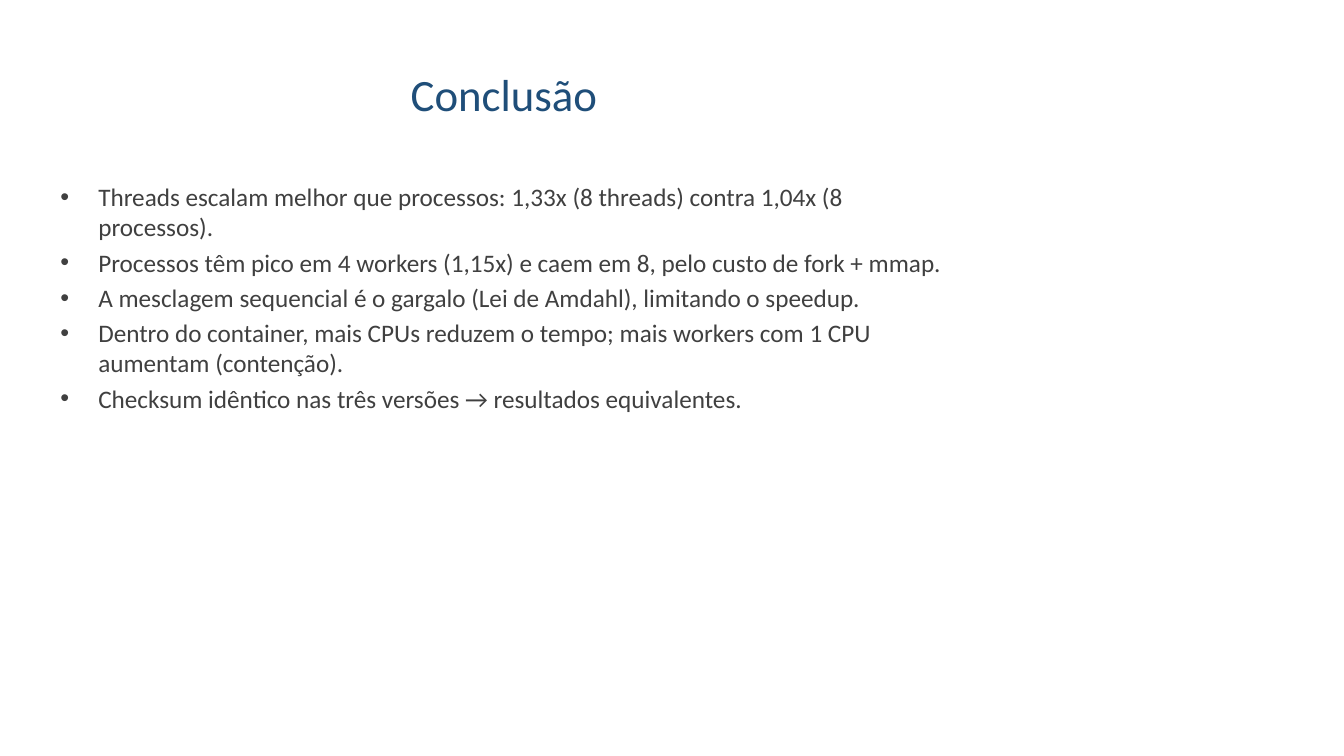
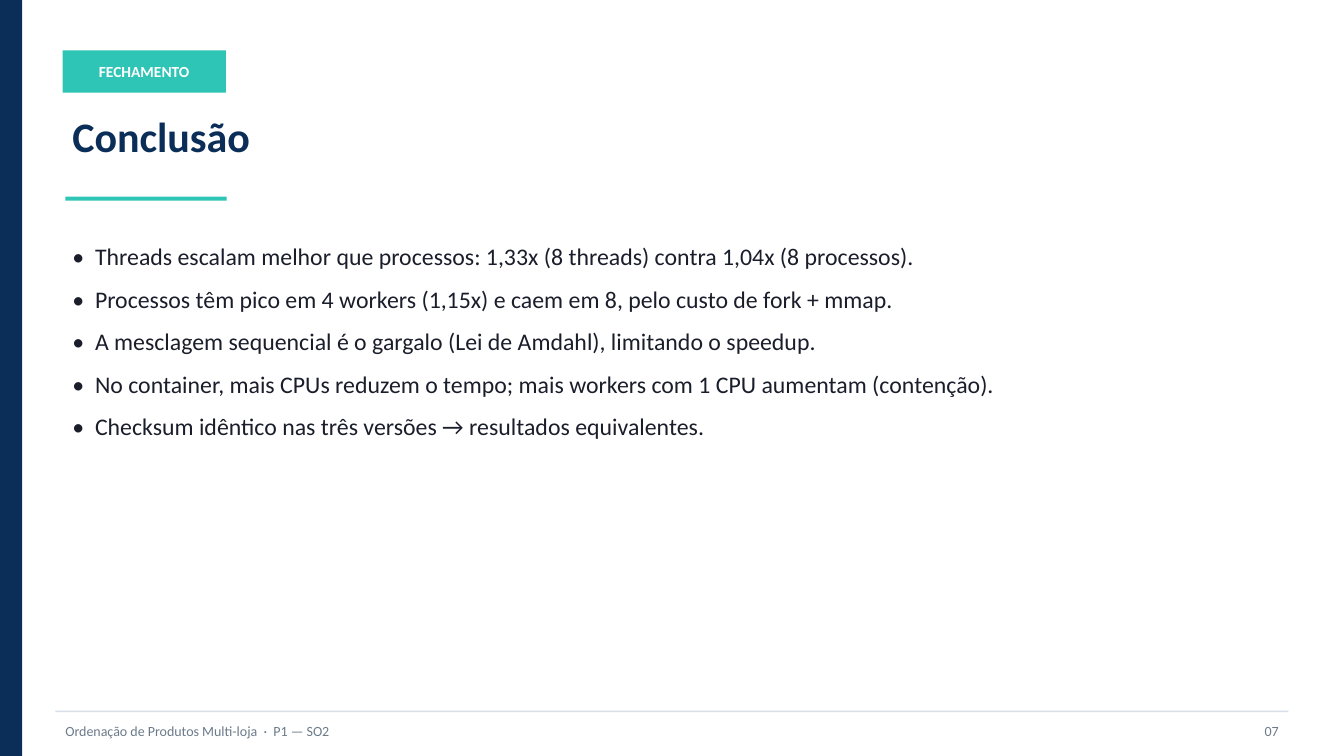
Before and after one commit to Abranches4434/Projeto_Ordena-o_De_Vetores, a slide deck: slide 7 of documentacao/apresentacao.pptx. Drawn at 1344x756 pixels with LibreOffice and Linux fonts; fonts in the diff are those of the drawing. Boxes give left, top, right and bottom in pixels: in the first picture for what was removed or moved away, otherwise in the second. Text is boxed around its words. In the diff, an @@ line names an element or a change of style, - is before the commit and + after.

Commit message:
Melhora a identidade visual dos slides (paleta de cores, faixas e elementos graficos)

```diff
--- a/documentacao/apresentacao.pptx
+++ b/documentacao/apresentacao.pptx
@@ rectangle added at [0, 0, 22, 756], fill #0B2E59 @@
@@ rectangle added at [63, 50, 226, 93], fill #2EC4B6, 11 pt, text #FFFFFF, bold @@
+FECHAMENTO
@@ text "Conclusão": place and size @@
-text "Conclusão" at [411, 80, 597, 112]
+text "Conclusão" at [72, 122, 250, 153]
@@ text "Conclusão" at [72, 122, 250, 153]: size 32 to 30 pt, text colour #1F4E79 to #0B2E59, bold on; alignment centre to left; vertical alignment middle to top @@
@@ rectangle added at [66, 197, 227, 201], fill #2EC4B6 @@
@@ text at [95, 248, 993, 439]: text changed; size 18 to 17 pt; text colour #404040 to #1A1E2B @@
-• Threads escalam melhor que processos: 1,33x (8 threads) contra 1,04x (8 processos).
-• Processos têm pico em 4 workers (1,15x) e caem em 8, pelo custo de fork + mmap.
-• A mesclagem sequencial é o gargalo (Lei de Amdahl), limitando o speedup.
-• Dentro do container, mais CPUs reduzem o tempo; mais workers com 1 CPU aumentam (contenção).
-• Checksum idêntico nas três versões → resultados equivalentes.
+• Threads escalam melhor que processos: 1,33x (8 threads) contra 1,04x (8 processos).
+• Processos têm pico em 4 workers (1,15x) e caem em 8, pelo custo de fork + mmap.
+• A mesclagem sequencial é o gargalo (Lei de Amdahl), limitando o speedup.
+• No container, mais CPUs reduzem o tempo; mais workers com 1 CPU aumentam (contenção).
+• Checksum idêntico nas três versões → resultados equivalentes.
@@ rectangle added at [55, 711, 1289, 713], fill #D8DEE8 @@
@@ text added at [65, 726, 330, 739], 10 pt, text #6B7B8A @@
+Ordenação de Produtos Multi-loja · P1 — SO2
@@ text added at [1265, 727, 1279, 736], 10 pt, text #6B7B8A @@
+07
```
Also in this commit, not shown: 5 other slides changed, 1 slide added, 1 slide removed, 1 other file.
